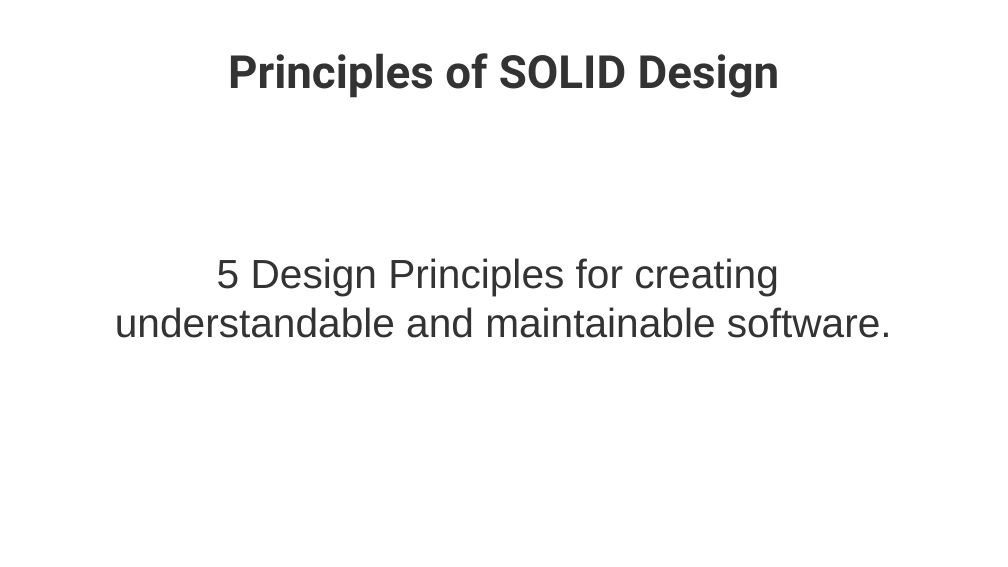
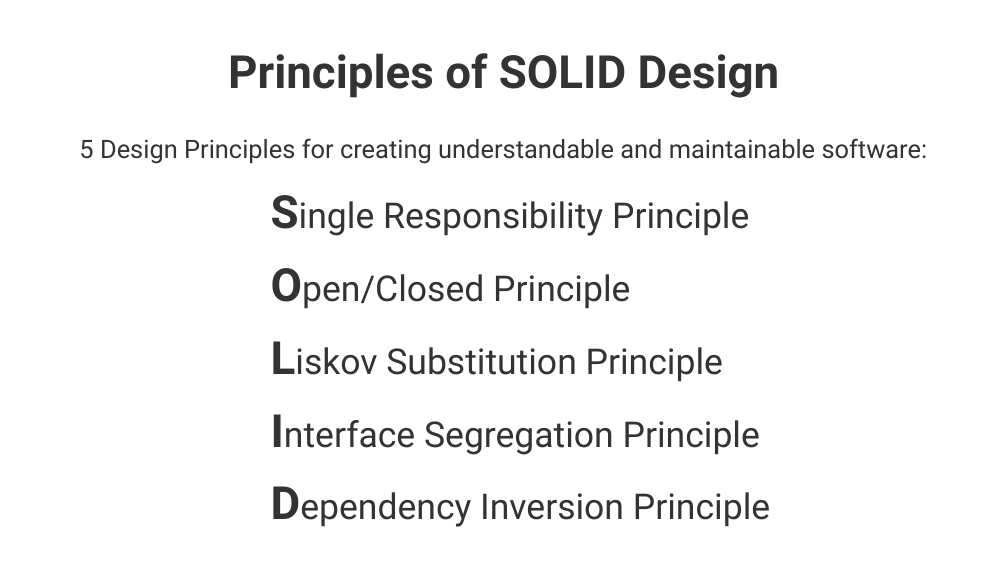
Before and after one commit to maxmeffert/SystemTesting, a slide deck: slide 12 of Presentation/Presentation.odp (slide 7 before the commit). Drawn at 1008x567 pixels with LibreOffice and Linux fonts; fonts in the diff are those of the drawing; background and template pictures are left out. Boxes give left, top, right and bottom in pixels: in the first picture for what was removed or moved away, otherwise in the second. Text is boxed around its words. In the diff, an @@ line names an element or a change of style, - is before the commit and + after.

```diff
--- a/Presentation/Presentation.odp
+++ b/Presentation/Presentation.odp
@@ text "5 Design Principles for creating ..." at <box>79,138,928,163</box>: vertical alignment middle to top @@
@@ text at <box>79,138,928,163</box>: text changed; size 32 to 20 pt; font Arial to Roboto @@
-5 Design Principles for creating
-understandable and maintainable software.
+5 Design Principles for creating understandable and maintainable software:
@@ text added at <box>302,201,770,527</box>, 28 pt, text #333333 @@
+Single Responsibility Principle
+Open/Closed Principle
+Liskov Substitution Principle
+Interface Segregation Principle
+Dependency Inversion Principle
```
Also in this commit, not shown: 4 other slides changed, 10 slides added, 3 slides removed, 1 other file.
